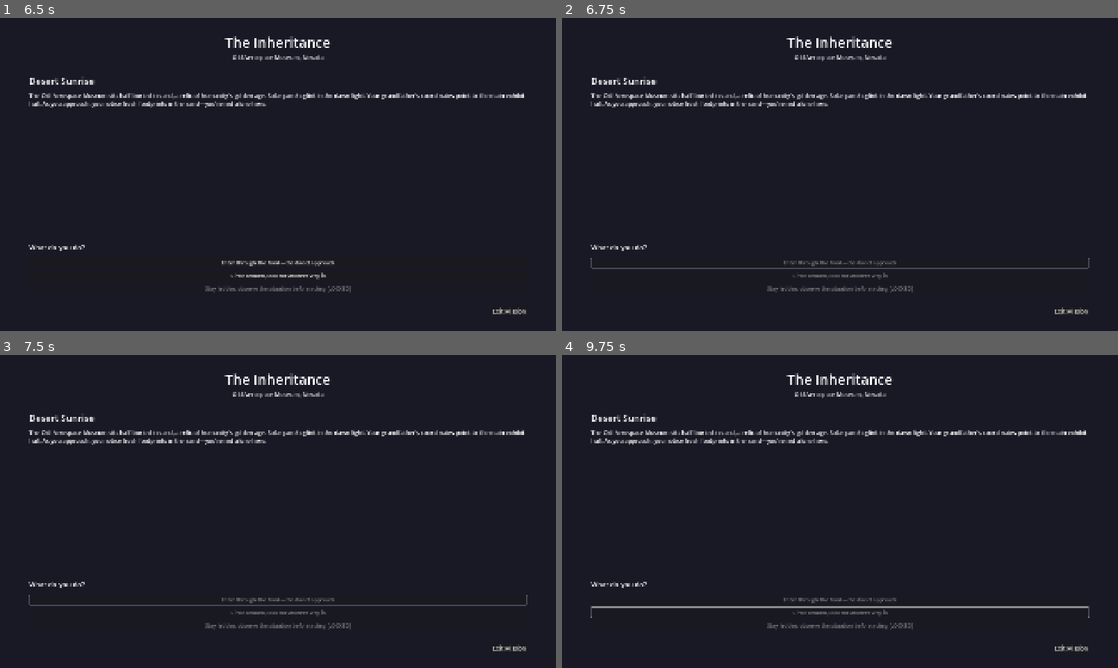
Above: before the commit, frames 1-4 (two rows, left to right).
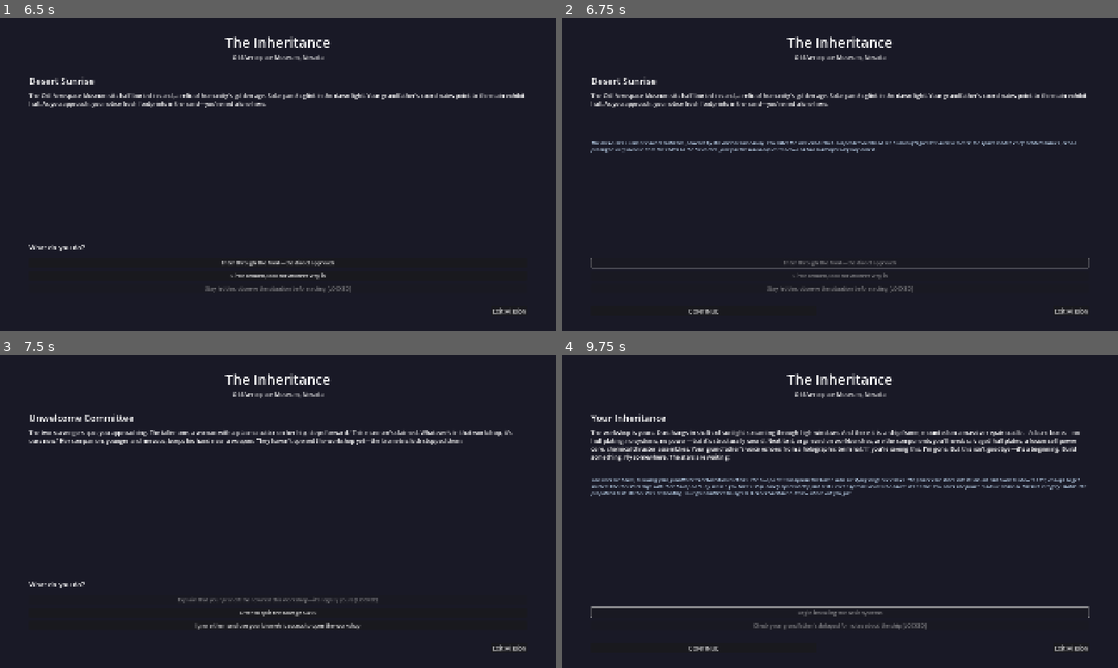
Above: after the commit, the same moments.

Repository: sethshoultes/space-adventures
Game: Godot game, scene res://scenes/main_menu.tscn
Same seed, same stepped clock (60 frames per second), same inputs: the game is played once before the commit and once after it.
Inputs (mouse positions are in pixels of both pictures, inside the frame that each line leads up to):
- Up to frame 1 (6.5 s): click "Test AI Chat" at 0.5 s; click "Test Mission Generation" at 1.25 s; click "Test Dialogue Generation" at 2 s; click "Test Hull System" at 2.75 s; click "Test Power Core System" at 3.5 s; click "Test Propulsion System" at 4.25 s; click "OPEN WORKSHOP" at 5 s; click "MISSIONS" at 5.75 s
- Up to frame 2 (6.75 s): click "Enter through the front—the d…" at 6.5 s
- Up to frame 3 (7.5 s): click (139, 649) at 7.25 s, where only the run after the commit has a clickable "CONTINUE"
- Up to frame 4 (9.75 s): click (840, 611) at 8 s, where only the run after the commit has a clickable "Offer to split the salvage 50…"; click (701, 649) at 8.75 s, where only the run after the commit has a clickable "CONTINUE"; click (840, 611) at 9.5 s, where only the run after the commit has a clickable "Begin installing the basic sy…"

Frame 1 is identical in both runs. In frame 2, 1.3% of the frame differs, in the area x 5-93%, y 39-95%; in frame 3, 2.9%; in frame 4, 5.7%, in the area x 5-95%, y 18-95%.
Error before the commit: Invalid operands 'float' and 'String' in operator '=='. (res://scripts/autoload/mission_manager.gd:224)

Commit message:
fix: Add proper type checking for success_chance in mission choice resolution
Fixed type comparison error where success_chance could be either String or int/float.
Now properly checks type before comparison to avoid GDScript type mismatch errors.

Error fixed: 'Invalid operands float and String in operator ==' at mission_manager.gd:224

Diff:
--- a/godot/scripts/autoload/mission_manager.gd
+++ b/godot/scripts/autoload/mission_manager.gd
@@ -221,7 +221,7 @@
 	var success_chance = choice.get("success_chance", 100)
 
 	# Skill-based check
-	if success_chance == "skill_based":
+	if success_chance is String and success_chance == "skill_based":
 		if choice.has("requirements") and choice.requirements.has("skill"):
 			var skill_name = choice.requirements.skill
 			var required_level = choice.requirements.get("skill_level", 0)
@@ -236,7 +236,7 @@
 				"consequence": consequence
 			}
 	# Percentage-based check
-	elif success_chance is int:
+	elif success_chance is int or success_chance is float:
 		var roll = randi() % 100
 		var success = roll < success_chance
 		var consequence = choice.consequences.success if success else choice.consequences.get("failure", {})
